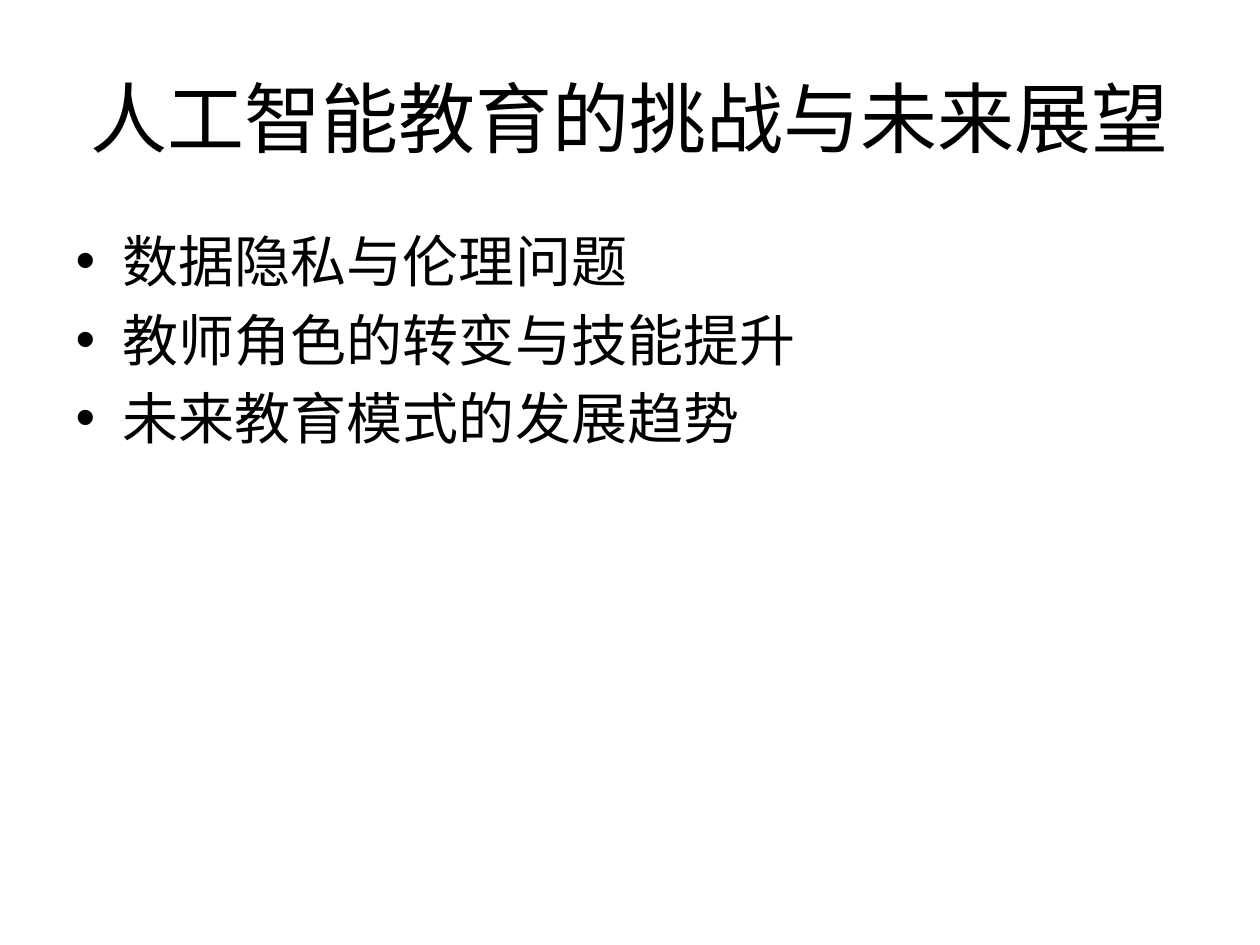
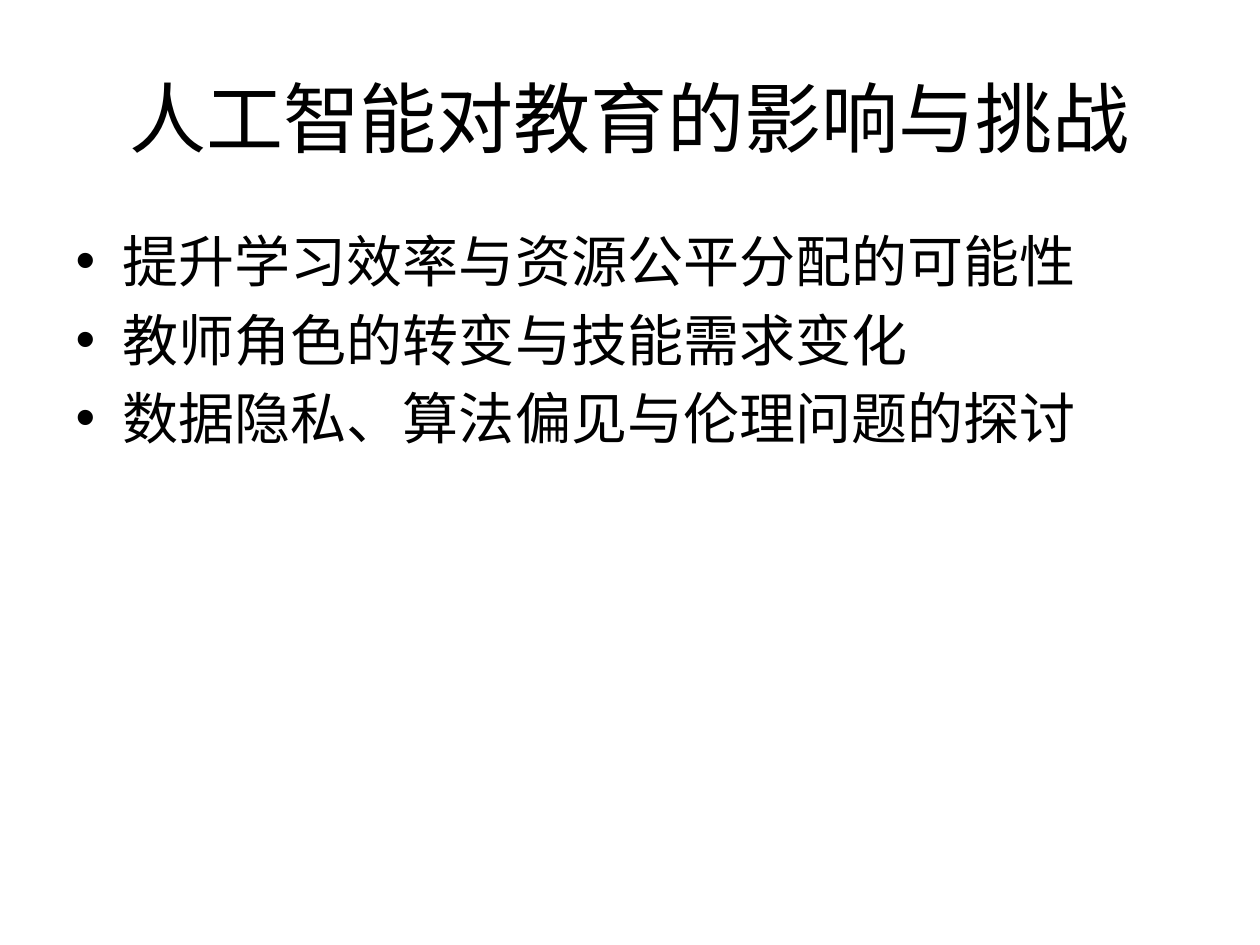
Before and after one commit to Arcadia-Nova/multi_modal_teaching_agent, a slide deck: slide 4 of app/static/exports/人工智能教育应用_AI_PPT.pptx. Drawn at 1260x945 pixels with LibreOffice and Linux fonts; fonts in the diff are those of the drawing. Boxes give left, top, right and bottom in pixels: in the first picture for what was removed or moved away, otherwise in the second. Text is boxed around its words. In the diff, an @@ line names an element or a change of style, - is before the commit and + after.

```diff
--- a/app/static/exports/人工智能教育应用_AI_PPT.pptx
+++ b/app/static/exports/人工智能教育应用_AI_PPT.pptx
@@ title at (x1=129, y1=82, x2=1130, y2=154): text changed @@
-人工智能教育的挑战与未来展望
+人工智能对教育的影响与挑战
@@ text at (x1=123, y1=234, x2=1075, y2=444): text changed @@
-• 数据隐私与伦理问题
-• 教师角色的转变与技能提升
-• 未来教育模式的发展趋势
+• 提升学习效率与资源公平分配的可能性
+• 教师角色的转变与技能需求变化
+• 数据隐私、算法偏见与伦理问题的探讨
```
Also in this commit, not shown: 2 other slides changed, 9 other files.
